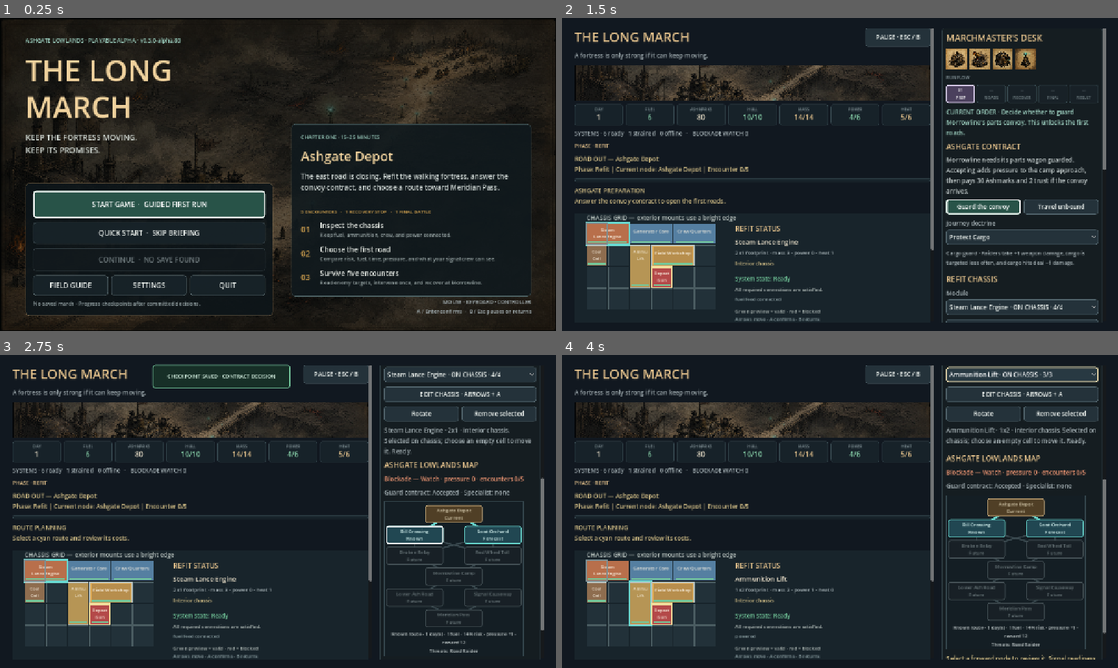
Above: before the commit, frames 1-4 (two rows, left to right).
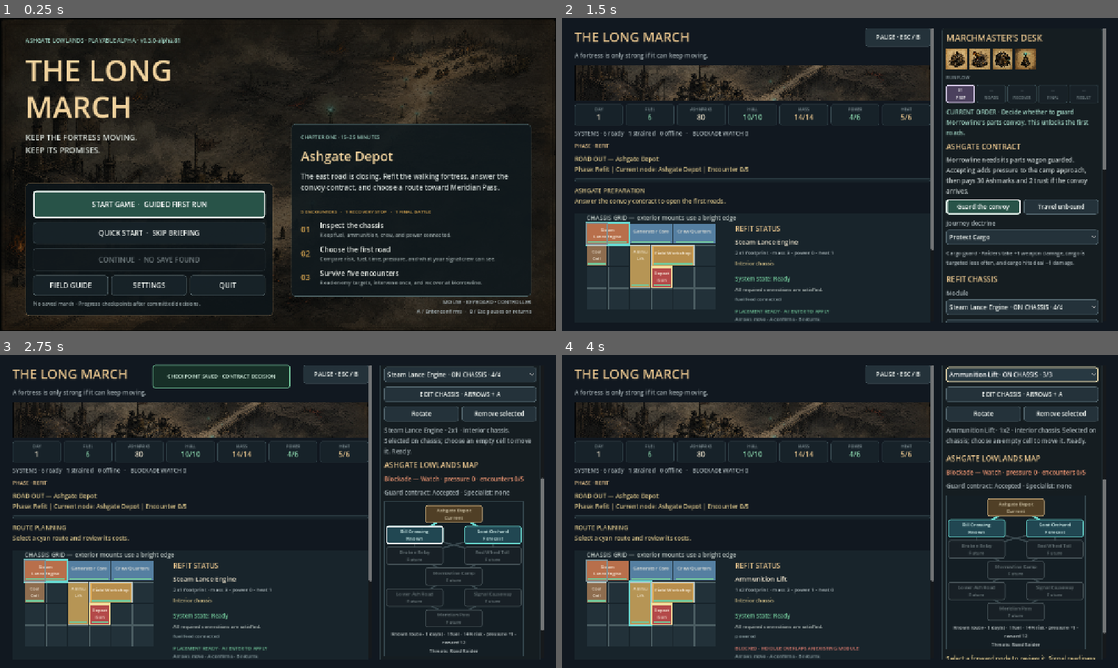
Above: after the commit, the same moments.

Repository: raphaelroshan/the-long-march
Game: Godot game, scene res://scenes/App.tscn
The game is run twice, just before and just after one commit, with the same random seed, the same clock (stepped at 60 frames per second) and the same inputs.
Inputs:
- Up to frame 1 (0.25 s): no input
- Up to frame 2 (1.5 s): click "START GAME · GUIDED FIRST RUN" at 0.5 s; click "SKIP BRIEFING" at 1.25 s
- Up to frame 3 (2.75 s): click "Guard the convoy" at 2 s
- Up to frame 4 (4 s): click "Steam Lance Engine · ON CHASS…" at 2.75 s; click "EDIT CHASSIS · ARROWS + A" at 3.5 s

The runs differ from the first frame. In frame 1, less than 0.1% of the frame differs, in the area x 31-33%, y 6-8%; in frame 2, 0.1%; in frame 3, 0.1%; in frame 4, 0.2%, in the area x 31-54%, y 93-95%.

Commit message:
Explain chassis placement before commit

Diff:
--- a/project.godot
+++ b/project.godot
@@ -4,7 +4,7 @@
 
 [application]
 config/name="The Long March"
-config/version="0.3.0-alpha.80"
+config/version="0.3.0-alpha.81"
 run/main_scene="res://scenes/App.tscn"
 config/features=PackedStringArray("4.4", "GL Compatibility")
 
--- a/src/ui/main.gd
+++ b/src/ui/main.gd
@@ -1996,6 +1996,21 @@
 		var relative := point - ORIGIN
 		return Vector2i(int(relative.x / CELL), int(relative.y / CELL))
 
+	func _placement_validation() -> Dictionary:
+		if state == null or not state.can_refit() or placement_module_id.is_empty():
+			return {"ok": false, "reason": "refit is not available"}
+		var exterior: bool = "exterior" in state.module_definition(placement_module_id).get("tags", [])
+		var selected := state.module_at(selected_cell) if selected_cell.x >= 0 else {}
+		if selected.is_empty():
+			return state.validate_module_placement(placement_module_id, cursor_cell, exterior, placement_rotated)
+		return state.validate_module_reposition(selected_cell, cursor_cell, placement_rotated)
+
+	func placement_status_text() -> String:
+		var validation := _placement_validation()
+		if bool(validation.get("ok", false)):
+			return "PLACEMENT READY · A / ENTER TO APPLY"
+		return "BLOCKED · %s" % String(validation.get("reason", "invalid placement")).to_upper()
+
 	func _gui_input(event: InputEvent) -> void:
 		if event is InputEventMouseMotion:
 			var next_cell := _cell_from_point(event.position)
@@ -2056,12 +2071,7 @@
 		if state == null or not state.can_refit() or placement_module_id.is_empty():
 			return
 		var exterior: bool = "exterior" in state.module_definition(placement_module_id).get("tags", [])
-		var selected := state.module_at(selected_cell) if selected_cell.x >= 0 else {}
-		var validation: Dictionary
-		if selected.is_empty():
-			validation = state.validate_module_placement(placement_module_id, cursor_cell, exterior, placement_rotated)
-		else:
-			validation = state.validate_module_reposition(selected_cell, cursor_cell, placement_rotated)
+		var validation := _placement_validation()
 		var preview := state.module_instance(placement_module_id, cursor_cell, exterior, placement_rotated)
 		var color := Color(0.35, 0.85, 0.58, 0.42) if bool(validation.get("ok", false)) else Color(0.92, 0.3, 0.25, 0.42)
 		for cell in state.occupied_cells(preview):
@@ -2089,10 +2099,11 @@
 			draw_string(ThemeDB.fallback_font, Vector2(x, 178), String(reasons[0]) if not reasons.is_empty() else "All required connections are satisfied.", HORIZONTAL_ALIGNMENT_LEFT, 320, 11, Color("#b9c3bf"))
 			draw_string(ThemeDB.fallback_font, Vector2(x, 200), String(benefits[0]) if not benefits.is_empty() else "Move it to change its dependency graph.", HORIZONTAL_ALIGNMENT_LEFT, 320, 11, Color("#8fa3a7"))
 		else:
-			draw_string(ThemeDB.fallback_font, Vector2(x, 154), "Pending module: click empty cell to place", HORIZONTAL_ALIGNMENT_LEFT, 320, 12, Color("#b9c3bf"))
+			draw_string(ThemeDB.fallback_font, Vector2(x, 154), "Pending module: choose an empty cell", HORIZONTAL_ALIGNMENT_LEFT, 320, 12, Color("#b9c3bf"))
 			draw_string(ThemeDB.fallback_font, Vector2(x, 178), "Connections are evaluated after placement.", HORIZONTAL_ALIGNMENT_LEFT, 320, 11, Color("#8fa3a7"))
 		if state.can_refit():
-			draw_string(ThemeDB.fallback_font, Vector2(x, 228), "Green preview = valid · red = blocked", HORIZONTAL_ALIGNMENT_LEFT, 320, 11, Color("#b9c3bf"))
+			var placement_validation := _placement_validation()
+			draw_string(ThemeDB.fallback_font, Vector2(x, 228), placement_status_text(), HORIZONTAL_ALIGNMENT_LEFT, 320, 11, Color("#73c99b") if bool(placement_validation.get("ok", false)) else Color("#ef8375"))
 			draw_string(ThemeDB.fallback_font, Vector2(x, 246), "Arrows move · A confirms · B returns", HORIZONTAL_ALIGNMENT_LEFT, 320, 11, Color("#8fa3a7"))
 		else:
 			draw_string(ThemeDB.fallback_font, Vector2(x, 228), "Select another module to inspect battle damage.", HORIZONTAL_ALIGNMENT_LEFT, 320, 11, Color("#b9c3bf"))
--- a/tests/test_prototype_flow.gd
+++ b/tests/test_prototype_flow.gd
@@ -135,11 +135,13 @@
 	game.focus_chassis_button.pressed.emit()
 	await process_frame
 	_expect(game.fortress_panel.has_focus() and game.fortress_panel.cursor_cell == game.selected_module_cell, "Edit Chassis should focus the selected module cell")
+	_expect(game.fortress_panel.placement_status_text().begins_with("PLACEMENT READY"), "the chassis should confirm a valid move before input is committed")
 	var chassis_right := InputEventAction.new()
 	chassis_right.action = "ui_right"
 	chassis_right.pressed = true
 	game.fortress_panel._gui_input(chassis_right)
 	_expect(game.fortress_panel.cursor_cell == Vector2i(1, 0), "focused chassis controls should move the gold cursor with directional input")
+	_expect(game.fortress_panel.placement_status_text().contains("BLOCKED") and game.fortress_panel.placement_status_text().contains("OVERLAPS"), "the chassis should explain an invalid preview before the player commits it")
 	var chassis_cancel := InputEventAction.new()
 	chassis_cancel.action = "ui_cancel"
 	chassis_cancel.pressed = true
Not shown, changed: export_presets.cfg
Not shown, changed: docs/decision_log.md
